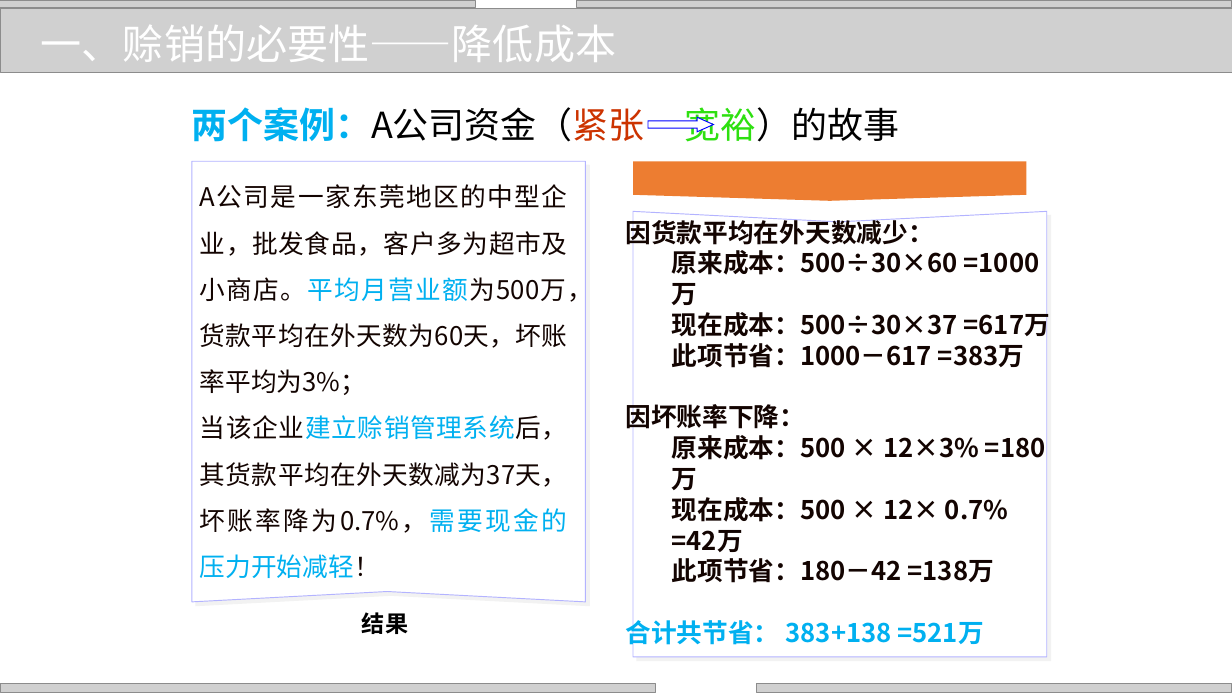
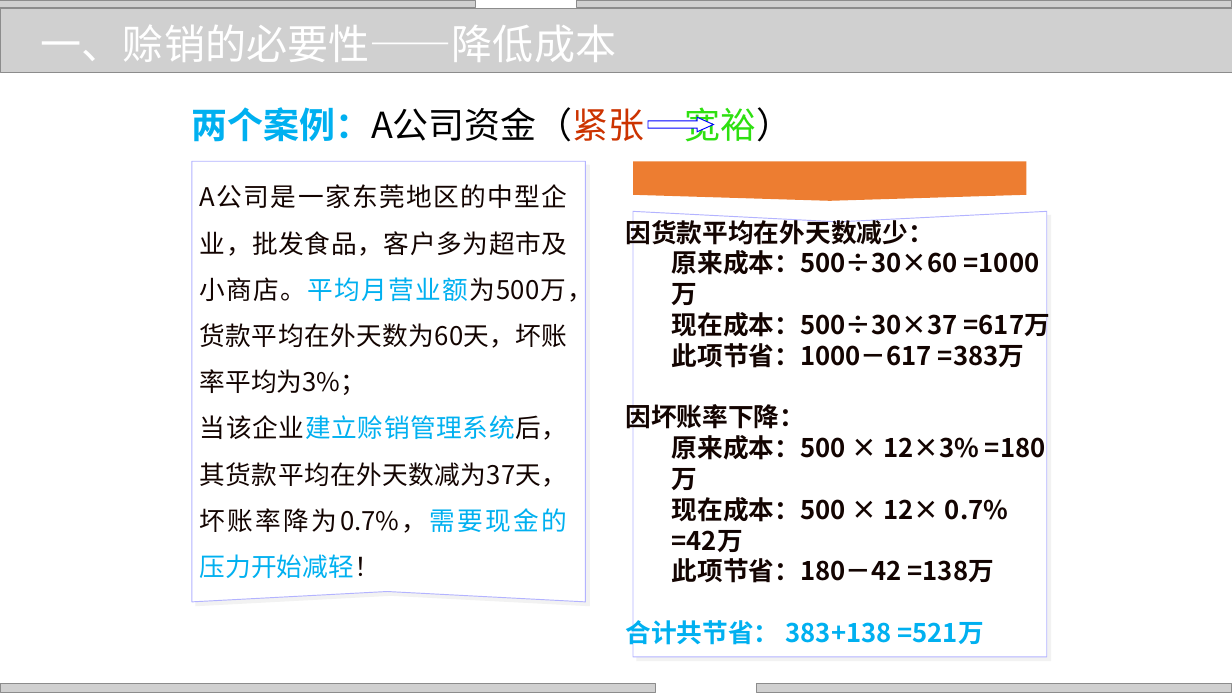
Before and after one commit to zhangjianzhang/internet_credit, a slide deck: slide 5 of files/slides/lecture_10.pptx. Drawn at 1232x693 pixels with LibreOffice and Linux fonts; fonts in the diff are those of the drawing; grey boxes stand for pictures; background and template pictures are left out. Boxes give left, top, right and bottom in pixels: in the first picture for what was removed or moved away, otherwise in the second. Text is boxed around its words. In the diff, an @@ line names an element or a change of style, - is before the commit and + after.

```diff
--- a/files/slides/lecture_10.pptx
+++ b/files/slides/lecture_10.pptx
@@ text at box(192, 107, 792, 142): text changed @@
-两个案例：A公司资金（紧张 宽裕）的故事
+两个案例：A公司资金（紧张 宽裕）
@@ text removed at box(362, 612, 408, 634) @@
-结果
```
Also in this commit, not shown: 5 other slides changed, 5 other files.
